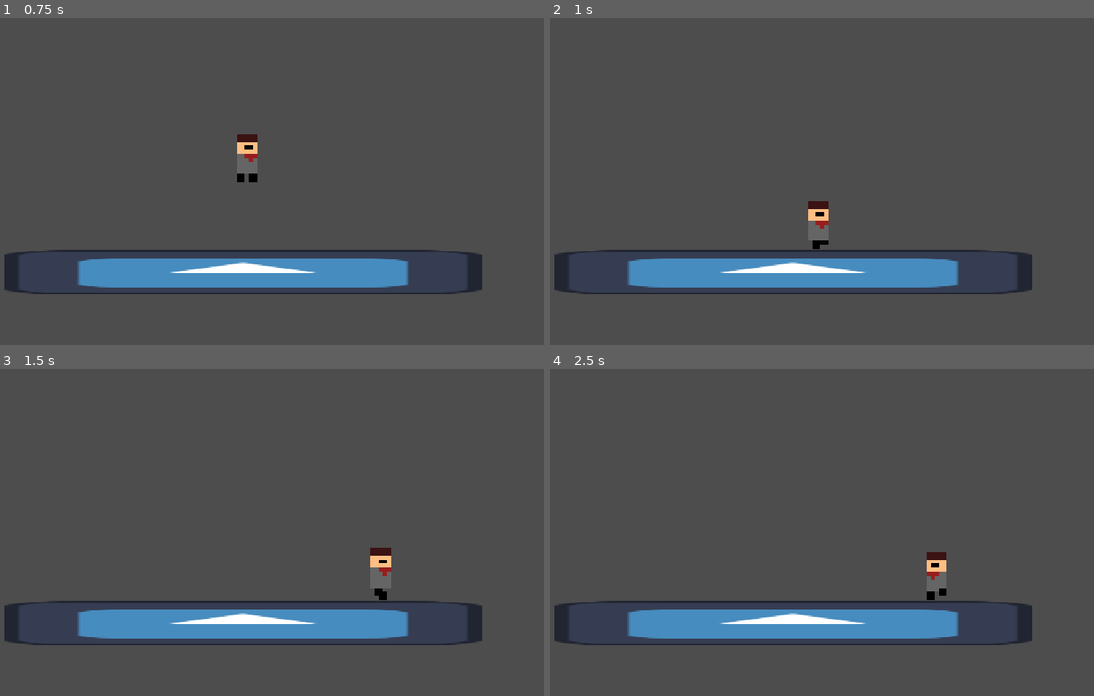
Above: before the commit, frames 1-4 (two rows, left to right).
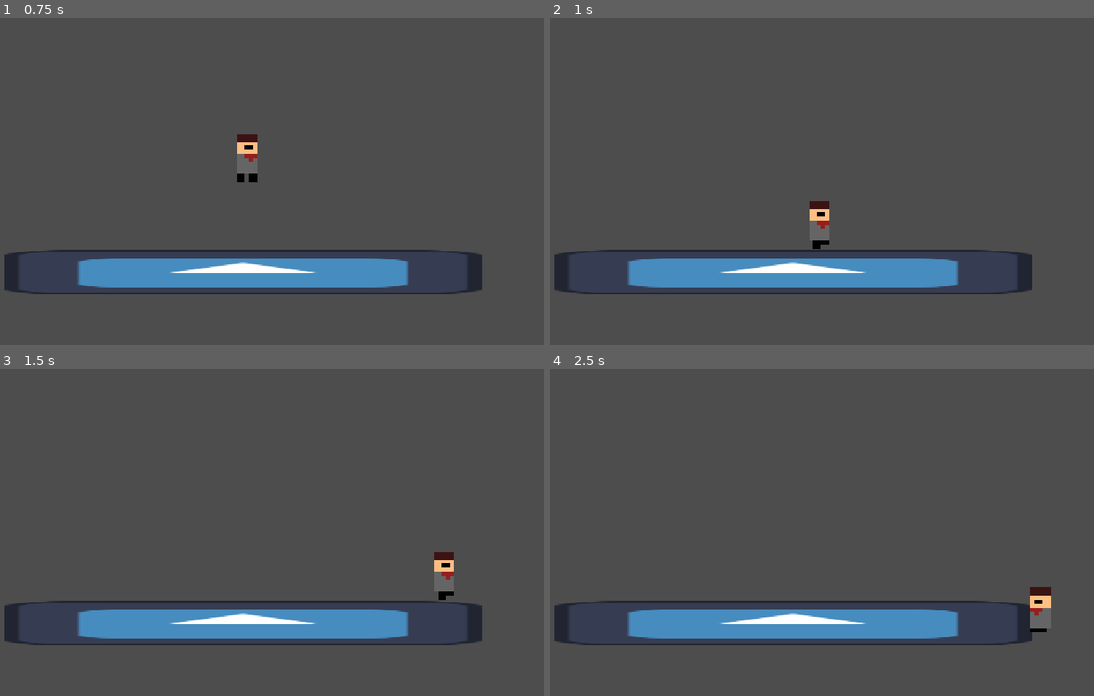
Above: after the commit, the same moments.

Repository: Coog-Interactive/GMTK-Team-Godot
Game: Godot game, scene res://source/scenes/level0.tscn
Same seed, same stepped clock (60 frames per second), same inputs: the game is played once before the commit and once after it. The project has no main scene, so this scene is started directly. The engine's default icon, where the game draws it, is replaced by a stand-in: a white triangle on a blue panel in a dark square.
Inputs:
- Up to frame 1 (0.75 s): tap Enter (ui_accept) at 0.5 s; hold Right (ui_right) from 0.53 s (still down); hold Z (dash) from 0.53 s (still down)
- Up to frame 2 (1 s): keep holding Right (ui_right); keep holding Z (dash); tap Enter (ui_accept) at 0.77 s
- Up to frame 3 (1.5 s): keep holding Right (ui_right); release Z (dash) at 1.28 s; tap Z (dash) at 1.35 s
- Up to frame 4 (2.5 s): tap Enter (ui_accept) at 1.52 s; release Right (ui_right) at 2.03 s; hold Left (ui_left) from 2.03 s (still down); hold Z (dash) from 2.03 s (still down)

Frame 1 is identical in both runs. In frame 2, less than 0.1% of the frame differs, in the area x 47-52%, y 56-71%; in frame 3, 0.6%; in frame 4, 0.7%, in the area x 69-93%, y 56-81%.

Commit message:
Tweak Sprinting, Add Momentum and Acceleration

Diff:
--- a/source/scenes/player.tscn
+++ b/source/scenes/player.tscn
@@ -54,7 +54,7 @@
 }]
 
 [sub_resource type="RectangleShape2D" id="RectangleShape2D_nusuv"]
-size = Vector2(120, 118)
+size = Vector2(48, 118)
 
 [node name="Player" type="CharacterBody2D" unique_id=1511638149]
 texture_filter = 1
--- a/source/scripts/player.gd
+++ b/source/scripts/player.gd
@@ -1,8 +1,13 @@
 extends CharacterBody2D
 
 const WALK_SPEED: float = 300.0
-const DASH_SPEED: float = 500.0
+const ACCELERATION: float = 12.0
+const MIN_DASH_SPEED: float = 500.0
+const MAX_DASH_SPEED: float = 1000.0
 const JUMP_VELOCITY: float = -400.0
+
+const WALK_ANIM_SPEED_SCALE: float = 3.0
+const RUN_ANIM_SPEED_SCALE: float = 5.0
 
 var speed: float = 0.0
 var crouching: bool = false
@@ -16,11 +21,13 @@
 	if Input.is_action_just_pressed("ui_accept") and is_on_floor():
 		velocity.y = JUMP_VELOCITY
 
-	# Handle dash.
+	# Increasing dash.
 	if Input.is_action_pressed("dash") and is_on_floor():
-		speed = DASH_SPEED
+		speed += ACCELERATION
+		speed = clampf(speed, MIN_DASH_SPEED, MAX_DASH_SPEED)
 	elif is_on_floor():
-		speed = WALK_SPEED
+		speed -= ACCELERATION
+		speed = clampf(speed, WALK_SPEED, MAX_DASH_SPEED)
 
 	# Get the input direction and handle the movement/deceleration.
 	# As good practice, you should replace UI actions with custom gameplay actions.
@@ -41,10 +48,9 @@
 	elif velocity.x < 0:
 		$Sprite2D.flip_h = true
 
-	# TODO: Remove magic numbers
-	if speed == DASH_SPEED:
-		$Sprite2D.speed_scale = 5.0
+	if speed >= MIN_DASH_SPEED:
+		$Sprite2D.speed_scale = RUN_ANIM_SPEED_SCALE
 	else:
-		$Sprite2D.speed_scale = 3.0
+		$Sprite2D.speed_scale = WALK_ANIM_SPEED_SCALE
 
 	move_and_slide()
